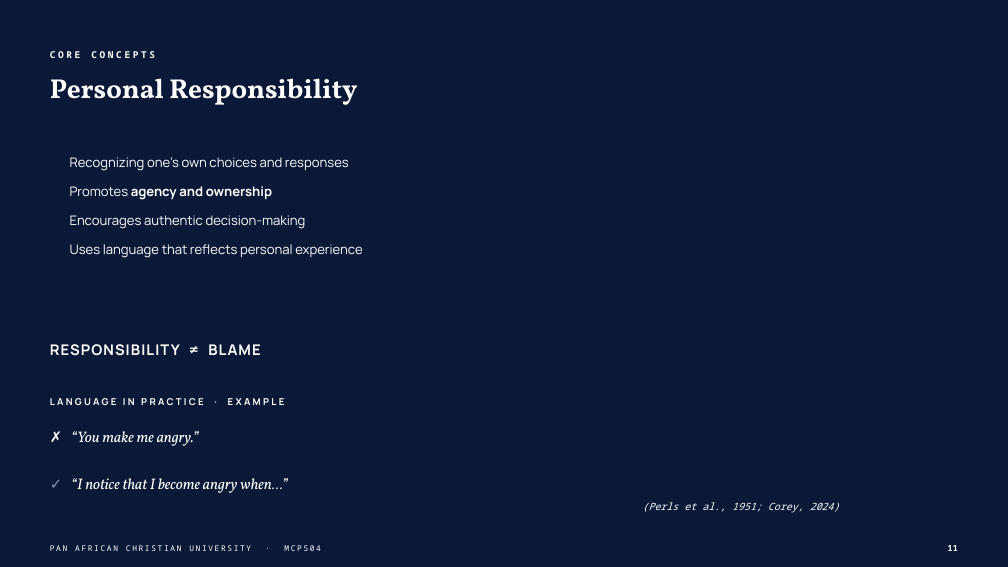
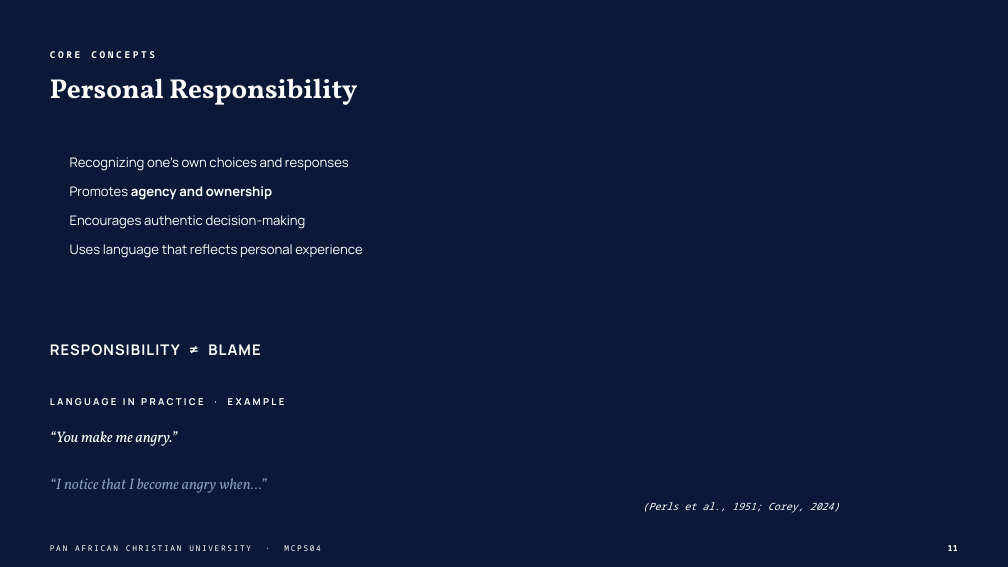
Before and after one commit to wambetebenjamin/Business-e-books, a slide deck: slide 11 of presentations/gestalt-theory-counselling/output/Gestalt Theory and Its Application to Counselling.pptx. Drawn at 1008x567 pixels with LibreOffice and Linux fonts; fonts in the diff are those of the drawing; background and template pictures are left out. Boxes give left, top, right and bottom in pixels: in the first picture for what was removed or moved away, otherwise in the second. Text is boxed around its words. In the diff, an @@ line names an element or a change of style, - is before the commit and + after.

```diff
--- a/presentations/gestalt-theory-counselling/output/Gestalt Theory and Its Application to Counselling.pptx
+++ b/presentations/gestalt-theory-counselling/output/Gestalt Theory and Its Application to Counselling.pptx
@@ text at <box>50,431,178,446</box>: text changed @@
-✗ “You make me angry.”
+“You make me angry.”
@@ text at <box>50,478,267,493</box>: text changed; text colour #FFFFFF to #8097BE @@
-✓ “I notice that I become angry when…”
+“I notice that I become angry when…”
```
Also in this commit, not shown: 1 other slide changed, 7 other files.
